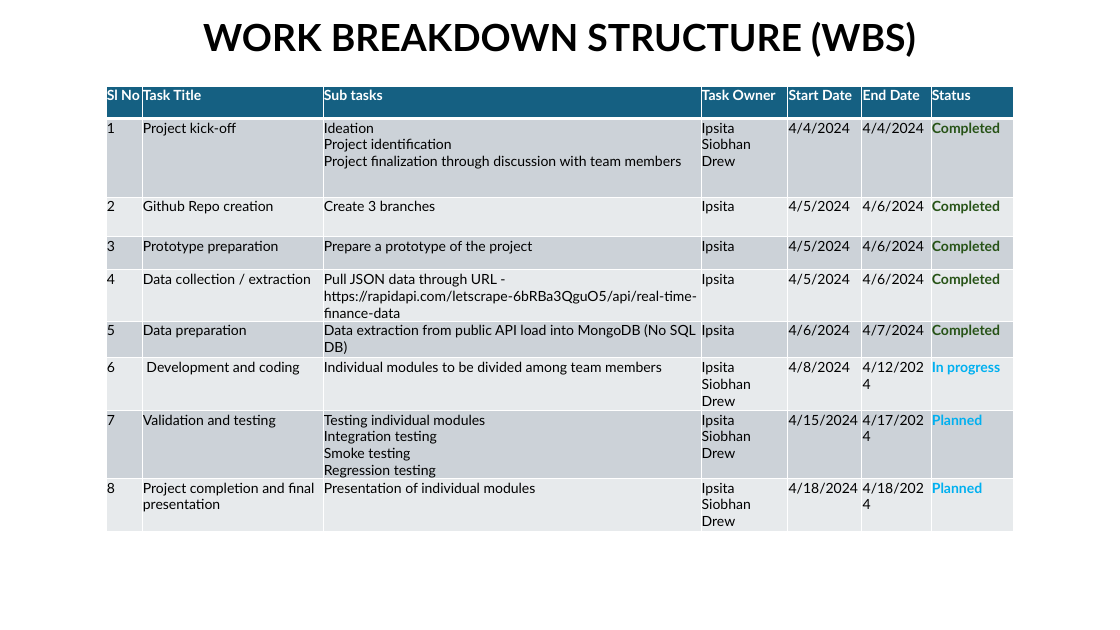
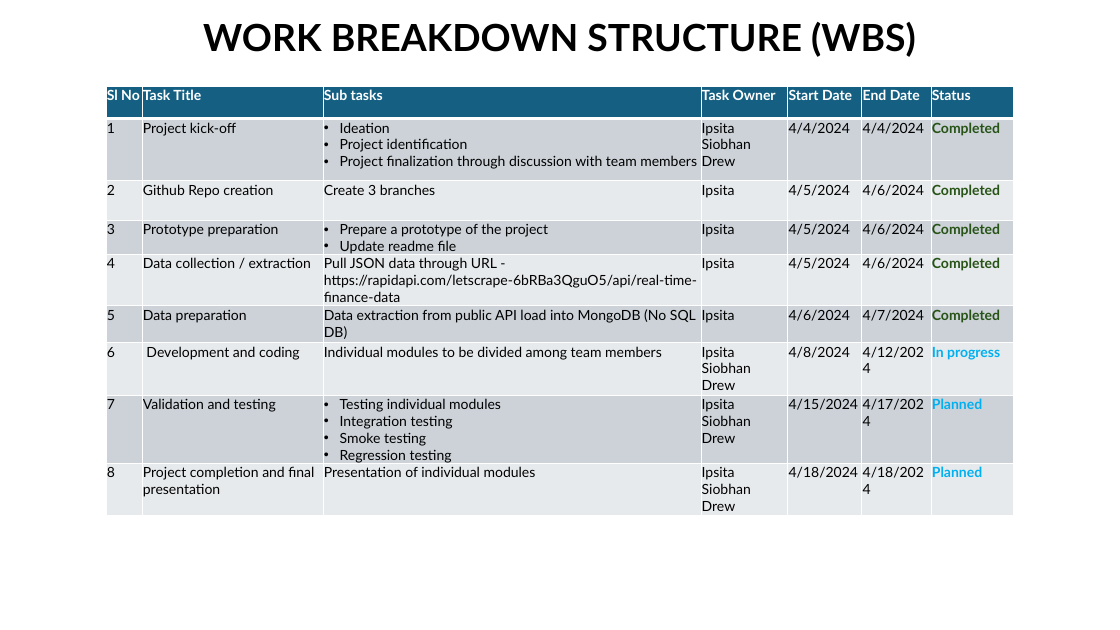
Before and after one commit to ipsitapurohit/Group-Project-3, a slide deck: slide 3 of Stock_market_dasboard_plan.pptx. Drawn at 1120x630 pixels with LibreOffice and Linux fonts; fonts in the diff are those of the drawing. Boxes give left, top, right and bottom in pixels: in the first picture for what was removed or moved away, otherwise in the second. Text is boxed around its words. In the diff, an @@ line names an element or a change of style, - is before the commit and + after.

```diff
--- a/Stock_market_dasboard_plan.pptx
+++ b/Stock_market_dasboard_plan.pptx
@@ table at box(106, 87, 1013, 516) @@
-row 2, column 3: Ideation Project identification Project finalization through discussion with team members
+row 2, column 3: Ideation / Project identification / Project finalization through discussion with team members
-row 4, column 3: Prepare a prototype of the project
+row 4, column 3: Prepare a prototype of the project / Update readme file
@@ bullet none to • @@
```
Also in this commit, not shown: 1 other slide changed.
